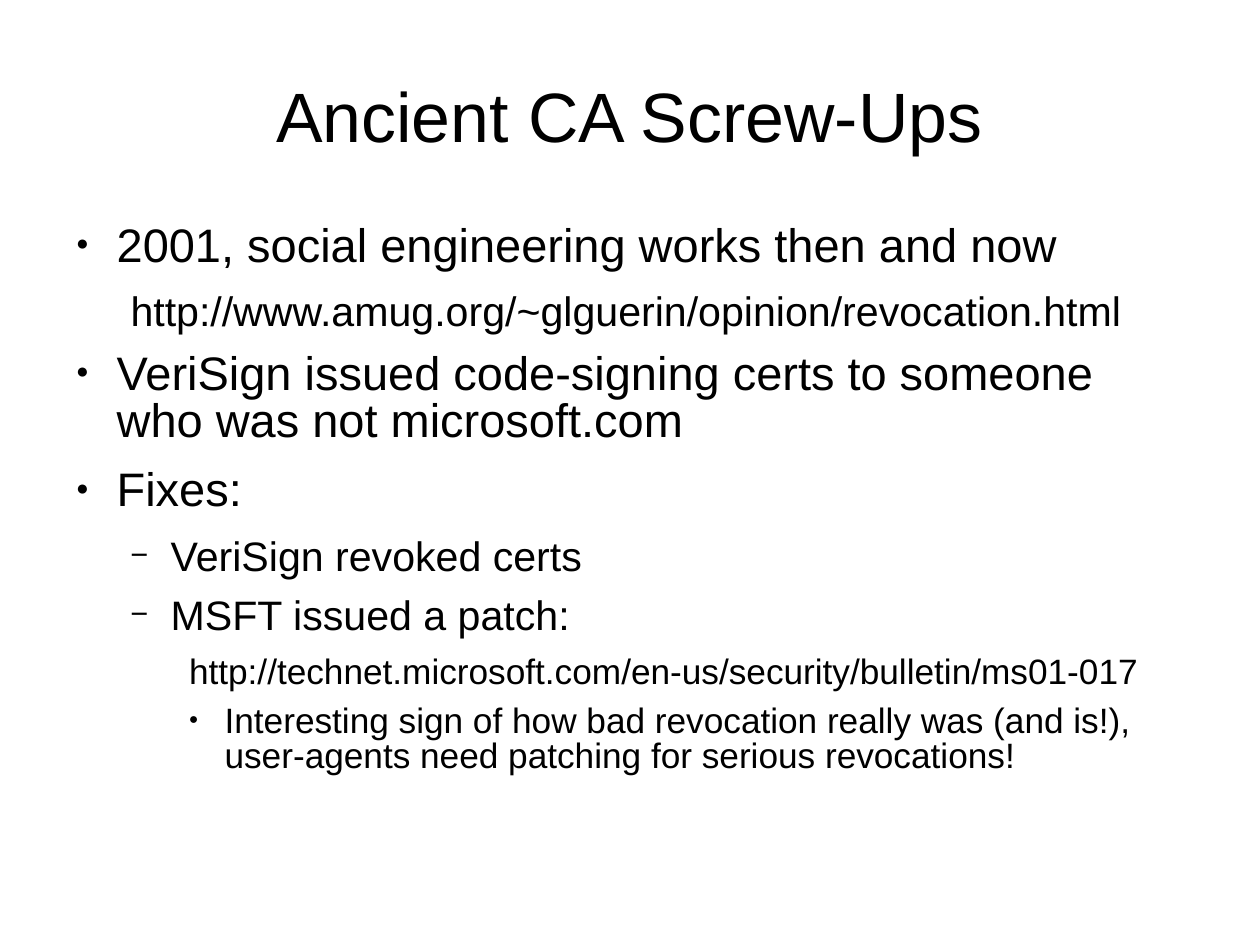
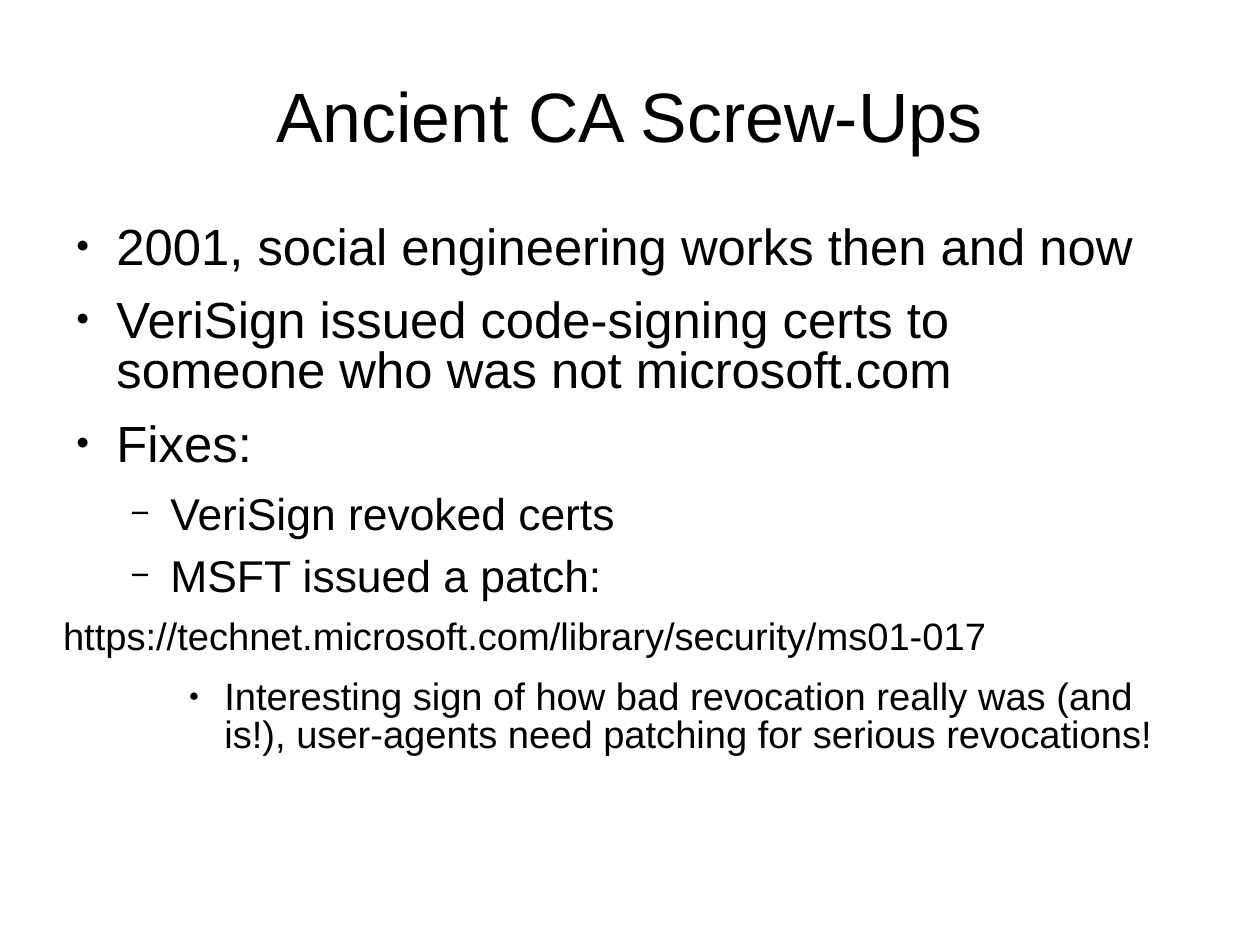
Before and after one commit to sftcd/cs7053, a slide deck: slide 5 of 2016lectures/07-tls-problems.ppt. Drawn at 1260x945 pixels with LibreOffice and Linux fonts; fonts in the diff are those of the drawing. Boxes give left, top, right and bottom in pixels: in the first picture for what was removed or moved away, otherwise in the second. Text is boxed around its words. In the diff, an @@ line names an element or a change of style, - is before the commit and + after.

```diff
--- a/2016lectures/07-tls-problems.ppt
+++ b/2016lectures/07-tls-problems.ppt
@@ text at [116, 228, 1151, 756]: size 29.6 to 32 pt in "2001, social engineering works then and now", "VeriSign issued code-signing certs to someone who ...", "Fixes:"; size 25.9 to 28 pt in "VeriSign revoked certs", "MSFT issued a patch:"; size 22.2 to 24 pt in "Interesting sign of how bad revocation really ..." @@
@@ text at [131, 296, 1121, 335]: paragraph removed @@
-  http://www.amug.org/~glguerin/opinion/revocation.html
@@ text at [63, 622, 986, 658]: text changed; size 22.2 to 24 pt @@
-    http://technet.microsoft.com/en-us/security/bulletin/ms01-017
+https://technet.microsoft.com/library/security/ms01-017
```
Also in this commit, not shown: 3 other slides changed, 5 other files.
